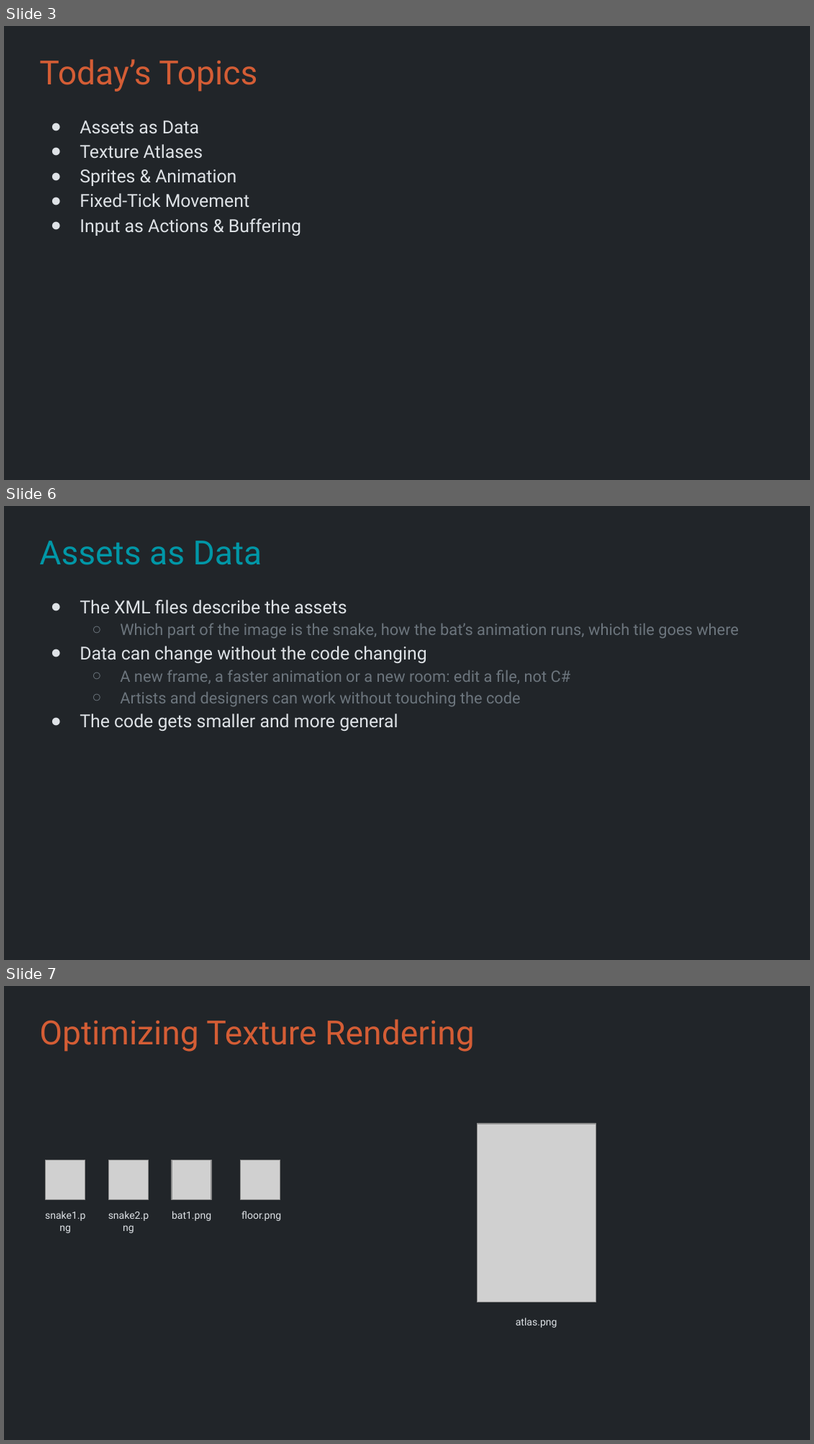
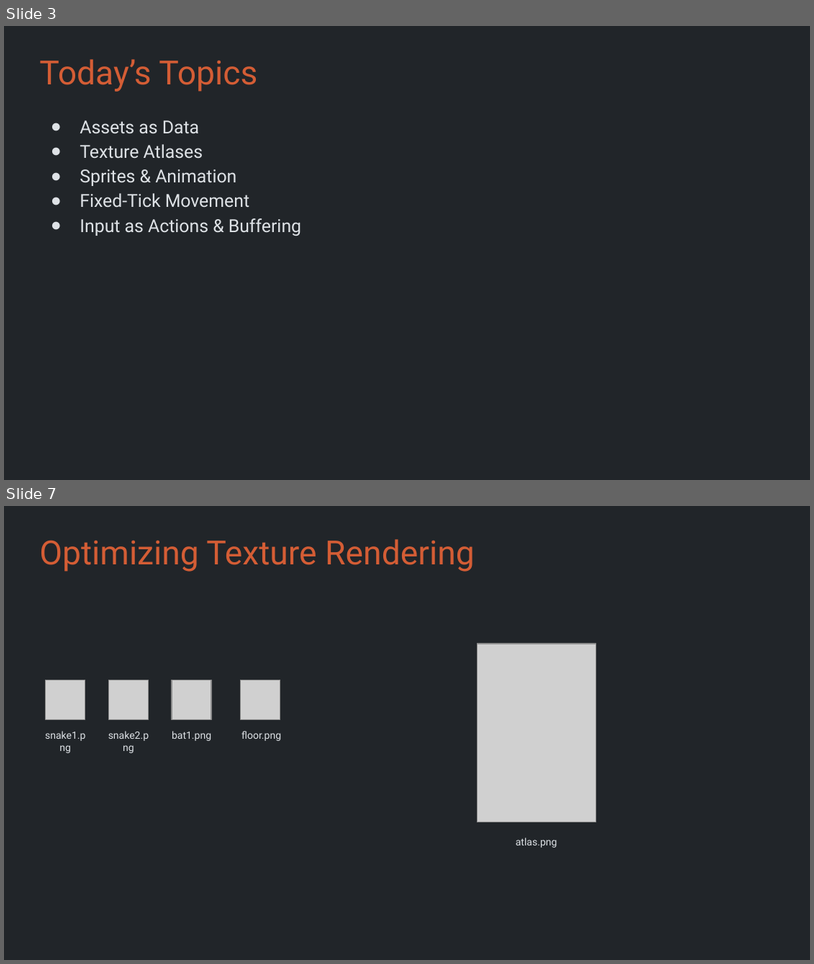
Before and after one commit to Metamate/gar, a slide deck: slides/03 Snake.pptx. Shown one above the other, each under a label of ours: slides 3, 6 and 7 before the commit, slides 3 and 7 after it; the slides between them are not shown. The pictures are 814x1444 and 814x964 pixels, drawn with LibreOffice and Linux fonts; fonts in the diff are those of the drawing; grey boxes stand for pictures. Boxes give left, top, right and bottom in pixels: in the first picture for what was removed or moved away, otherwise in the second. Text is boxed around its words. In the diff, an @@ line names an element or a change of style, - is before the commit and + after.

```diff
--- a/slides/03 Snake.pptx
+++ b/slides/03 Snake.pptx
@@ slide 6 removed at <box>4,506,810,960</box>, background #212529 @@
@@ title removed at <box>39,541,262,565</box> @@
-Assets as Data
@@ text removed at <box>80,600,739,731</box> @@
-● The XML files describe the assets
-  ○ Which part of the image is the snake, how the bat’s animation runs, which tile goes where
-● Data can change without the code changing
-  ○ A new frame, a faster animation or a new room: edit a file, not C#
-  ○ Artists and designers can work without touching the code
-● The code gets smaller and more general
```
Also in this commit, not shown: 4 slides changed, 2 slides added.
